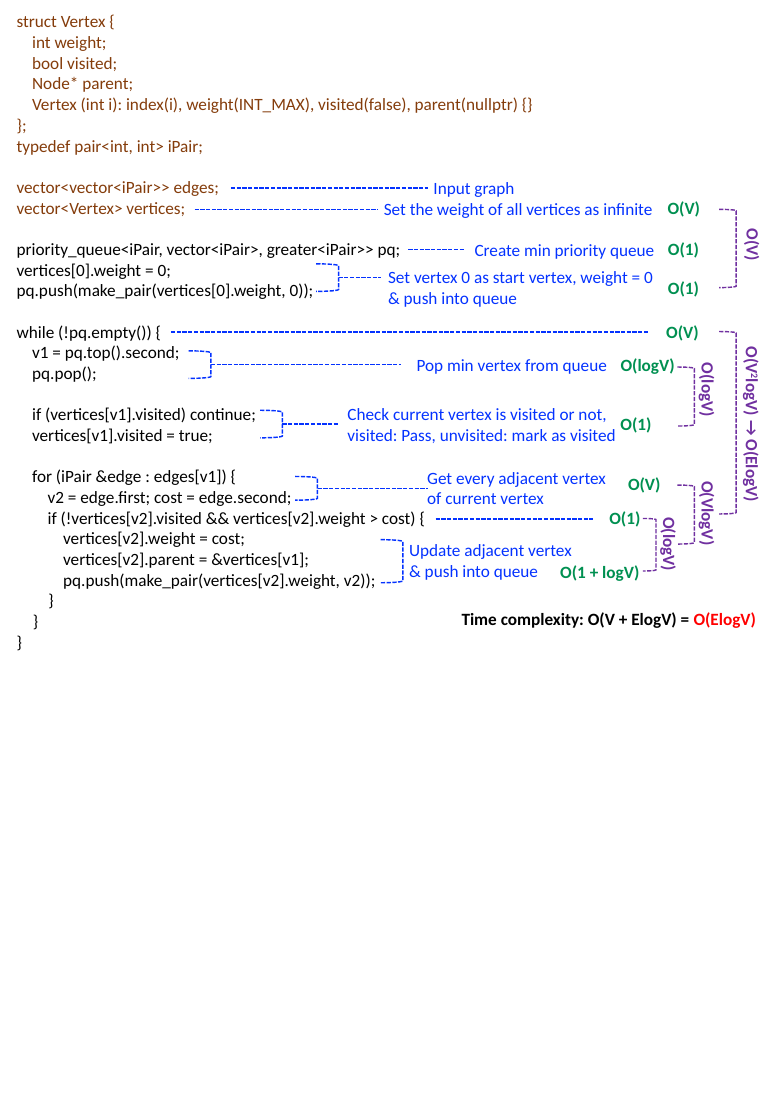
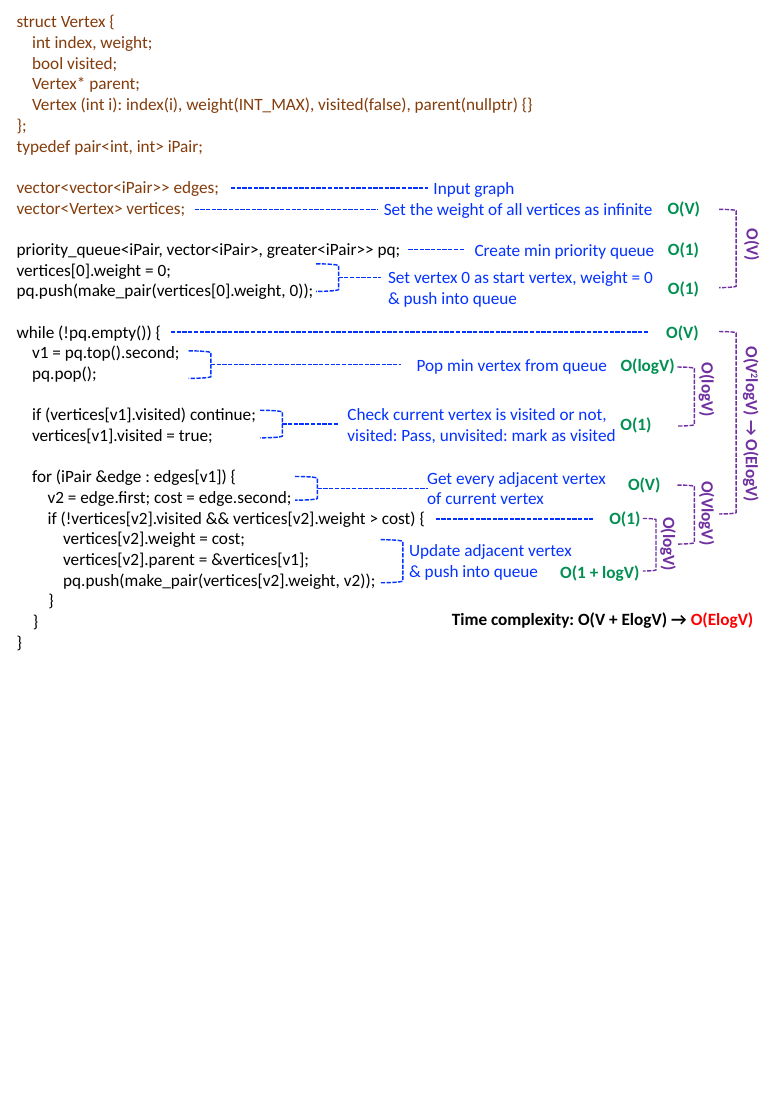
Before and after one commit to kiraskywing/CS_courses, a slide deck: slide 4 of Data Structures and Object-oriented Programming/NCTU/HW2/pic.pptx. Drawn at 775x1120 pixels with LibreOffice and Linux fonts; fonts in the diff are those of the drawing. Boxes give left, top, right and bottom in pixels: in the first picture for what was removed or moved away, otherwise in the second. Text is boxed around its words. In the diff, an @@ line names an element or a change of style, - is before the commit and + after.

```diff
--- a/Data Structures and Object-oriented Programming/NCTU/HW2/pic.pptx
+++ b/Data Structures and Object-oriented Programming/NCTU/HW2/pic.pptx
@@ text at bbox=[32, 36, 152, 51]: text changed @@
-int weight;
+int index, weight;
@@ text at bbox=[32, 77, 140, 92]: text changed @@
-Node* parent;
+Vertex* parent;
@@ text at bbox=[452, 612, 754, 628]: text changed @@
-Time complexity: O(V + ElogV) = O(ElogV)
+Time complexity: O(V + ElogV) → O(ElogV)
```
Also in this commit, not shown: 4 other slides changed, 2 slides added, 3 other files.
